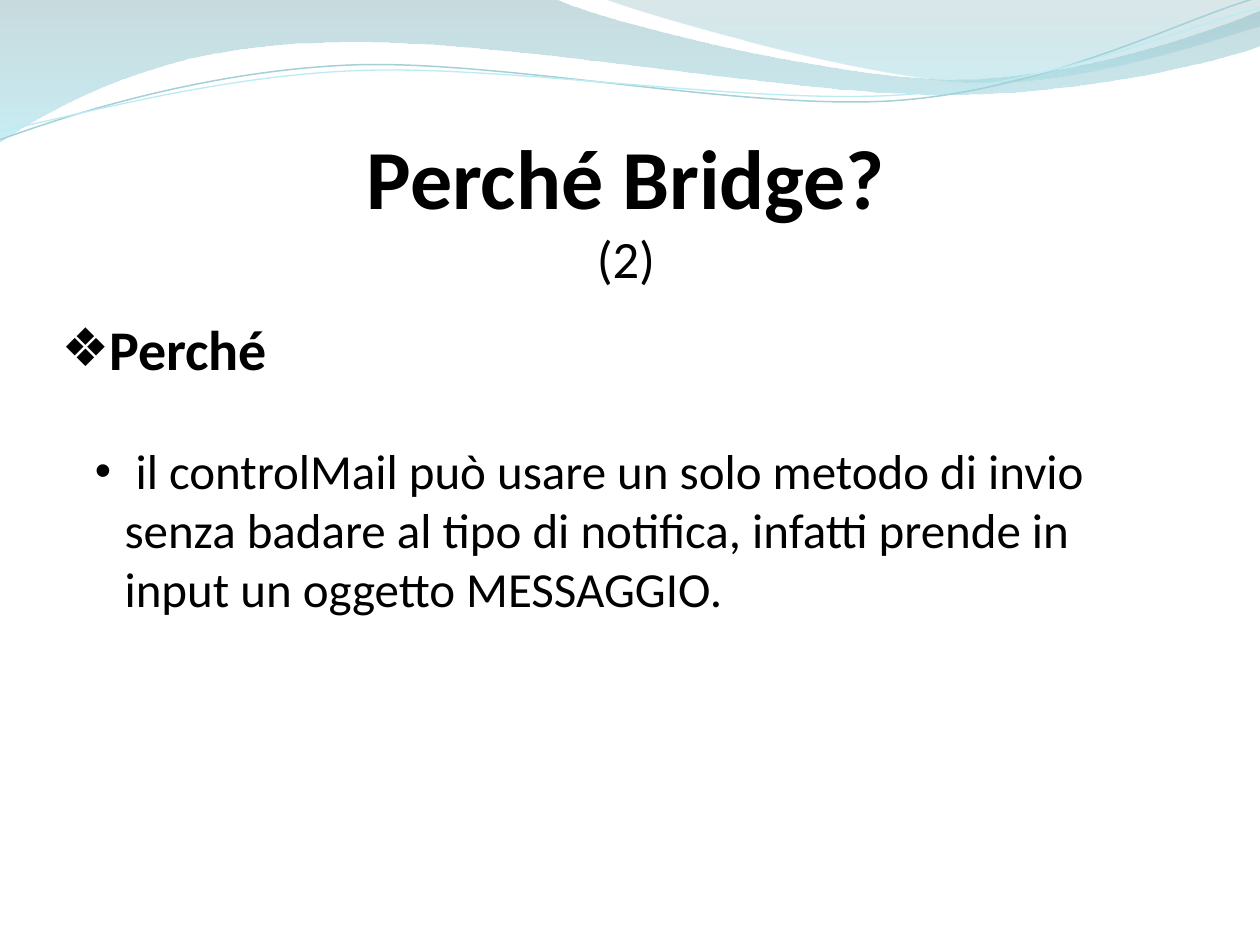
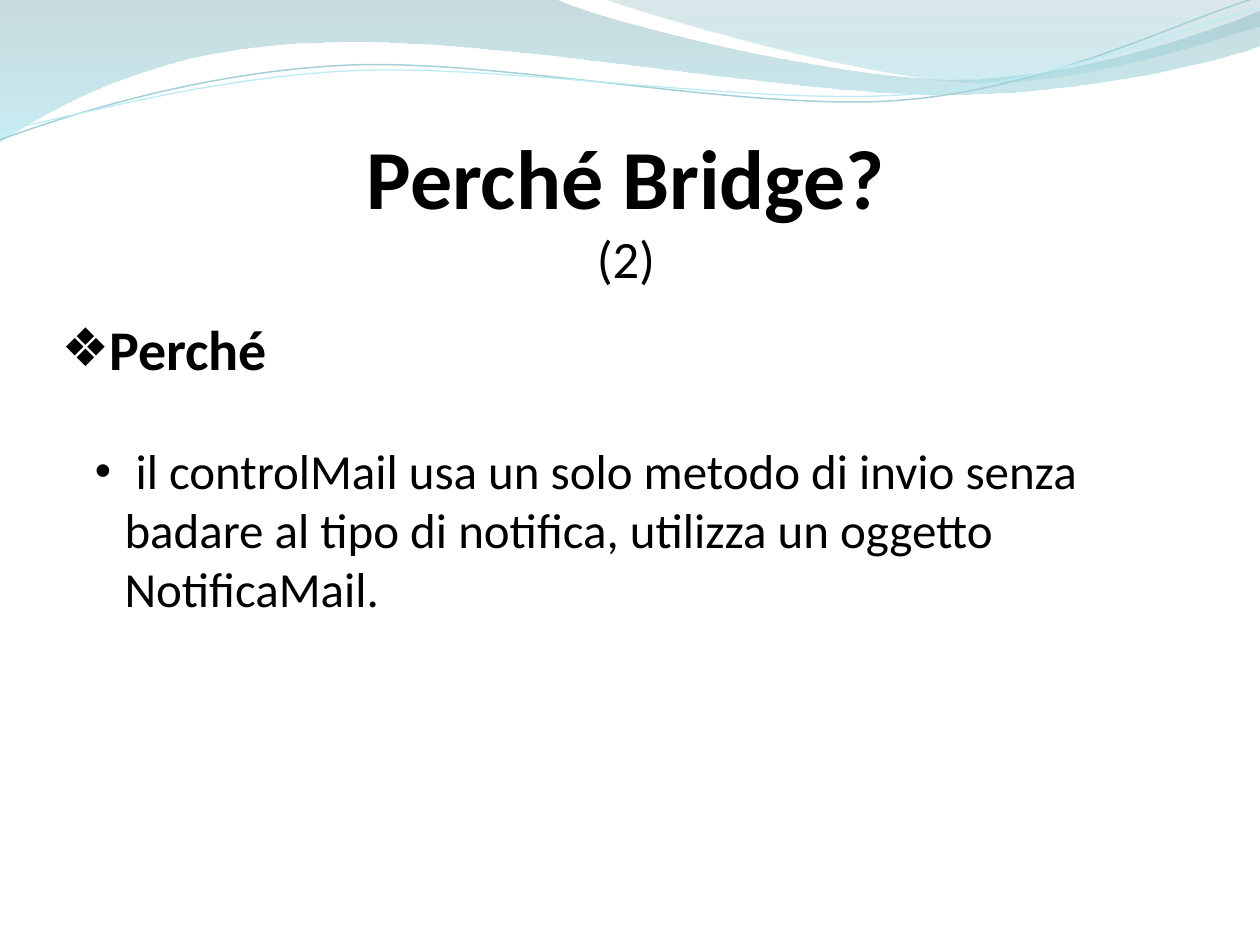
Before and after one commit to ammirate/at-silo, a slide deck: slide 91 of Presentazione/Atsilo1/[BOZZA] Atsilo_A_PresentazioneFinale copia.pptx (slide 94 before the commit). Drawn at 1260x945 pixels with LibreOffice and Linux fonts; fonts in the diff are those of the drawing. Boxes give left, top, right and bottom in pixels: in the first picture for what was removed or moved away, otherwise in the second. Text is boxed around its words. In the diff, an @@ line names an element or a change of style, - is before the commit and + after.

```diff
--- a/Presentazione/Atsilo1/[BOZZA] Atsilo_A_PresentazioneFinale copia.pptx
+++ b/Presentazione/Atsilo1/[BOZZA] Atsilo_A_PresentazioneFinale copia.pptx
@@ text at (125, 455, 1077, 608): text changed @@
-  • il controlMail può usare un solo metodo di invio senza badare al tipo di notifica, infatti prende in input un oggetto MESSAGGIO.
+  • il controlMail usa un solo metodo di invio senza badare al tipo di notifica, utilizza un oggetto NotificaMail.
```
Also in this commit, not shown: 10 other slides changed, 3 slides removed.
